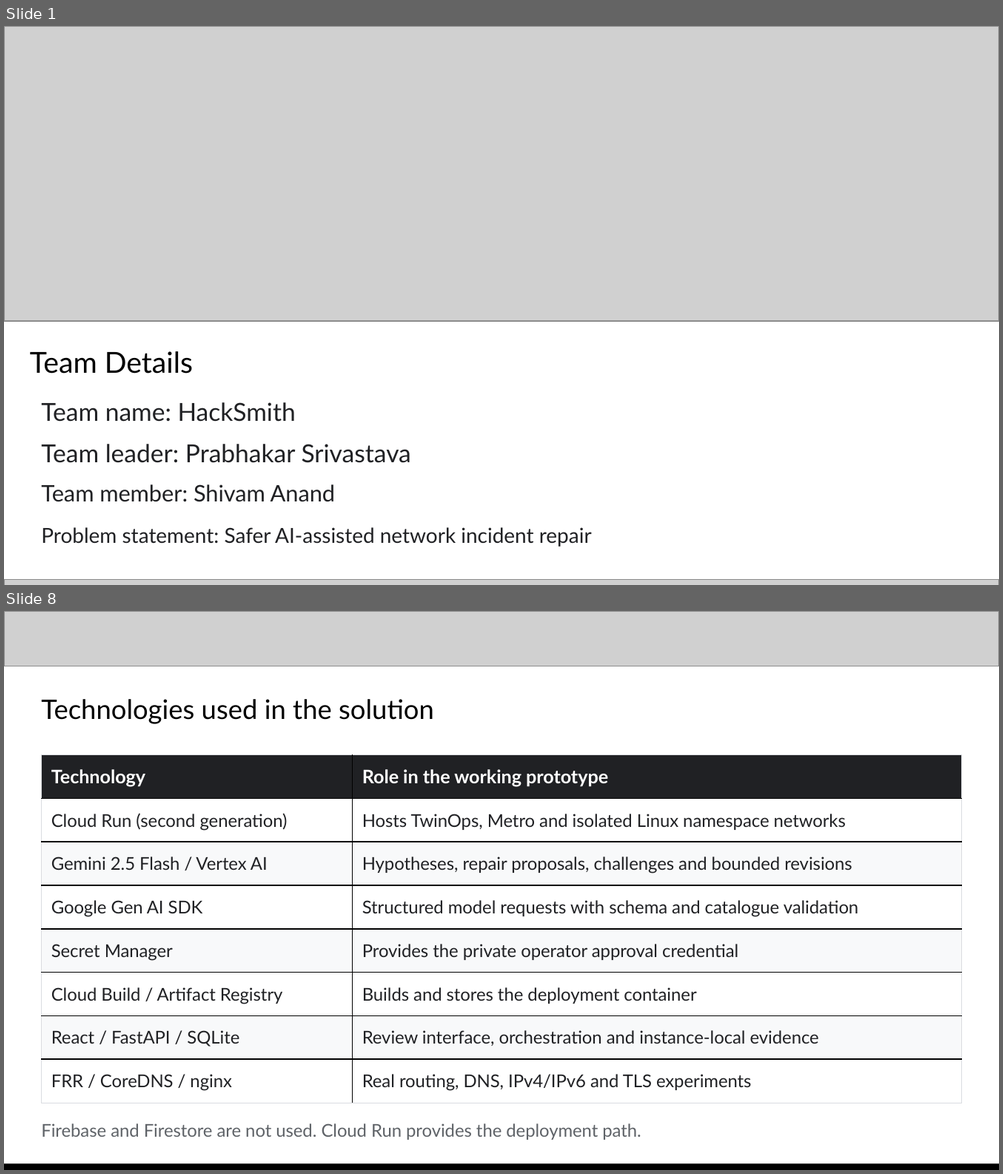
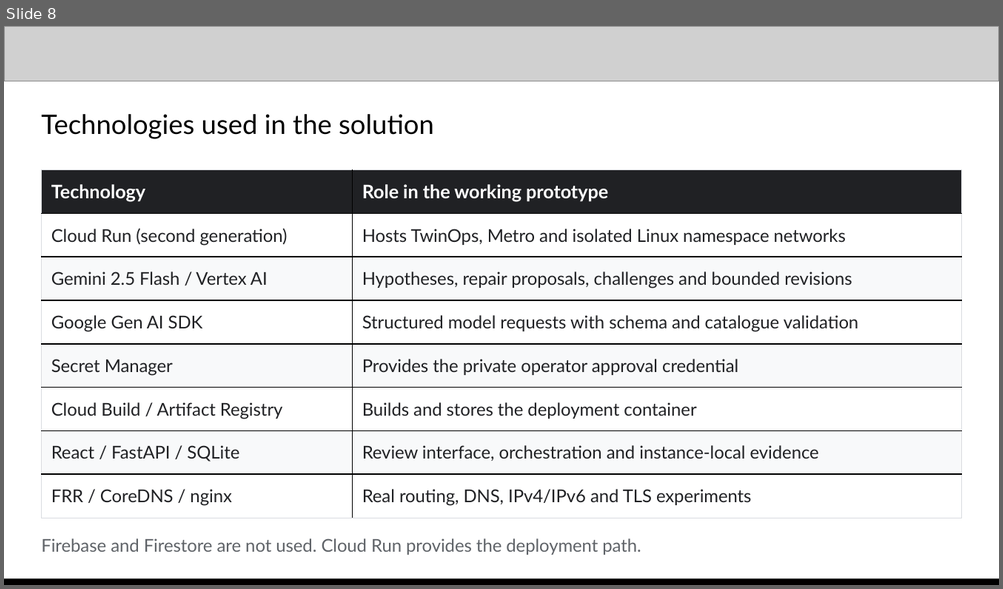
Before and after one commit to prabhakarcs786/twinops, a slide deck: docs/TwinOps_Deck.pptx. Shown one above the other, each under a label of ours: slides 1 and 8 before the commit, slide 8 after it; the slides between them are not shown. The pictures are 1003x1174 and 1003x589 pixels, drawn with LibreOffice and Linux fonts; fonts in the diff are those of the drawing; grey boxes stand for pictures. Boxes give left, top, right and bottom in pixels: in the first picture for what was removed or moved away, otherwise in the second. Text is boxed around its words. In the diff, an @@ line names an element or a change of style, - is before the commit and + after.

```diff
--- a/docs/TwinOps_Deck.pptx
+++ b/docs/TwinOps_Deck.pptx
@@ slide 1 removed at [4, 26, 999, 585], background #FFFFFF @@
@@ picture removed at [4, 26, 999, 321] @@
@@ text removed at [30, 352, 193, 374] @@
-Team Details
@@ text removed at [41, 403, 296, 422] @@
-Team name: HackSmith
@@ text removed at [41, 444, 411, 463] @@
-Team leader: Prabhakar Srivastava
@@ text removed at [41, 485, 335, 503] @@
-Team member: Shivam Anand
@@ text removed at [41, 528, 592, 547] @@
-Problem statement: Safer AI-assisted network incident repair
@@ picture removed at [4, 580, 999, 585] @@
```
Also in this commit, not shown: 4 slides changed, 5 slides added, 4 other slides removed, 25 other files.
